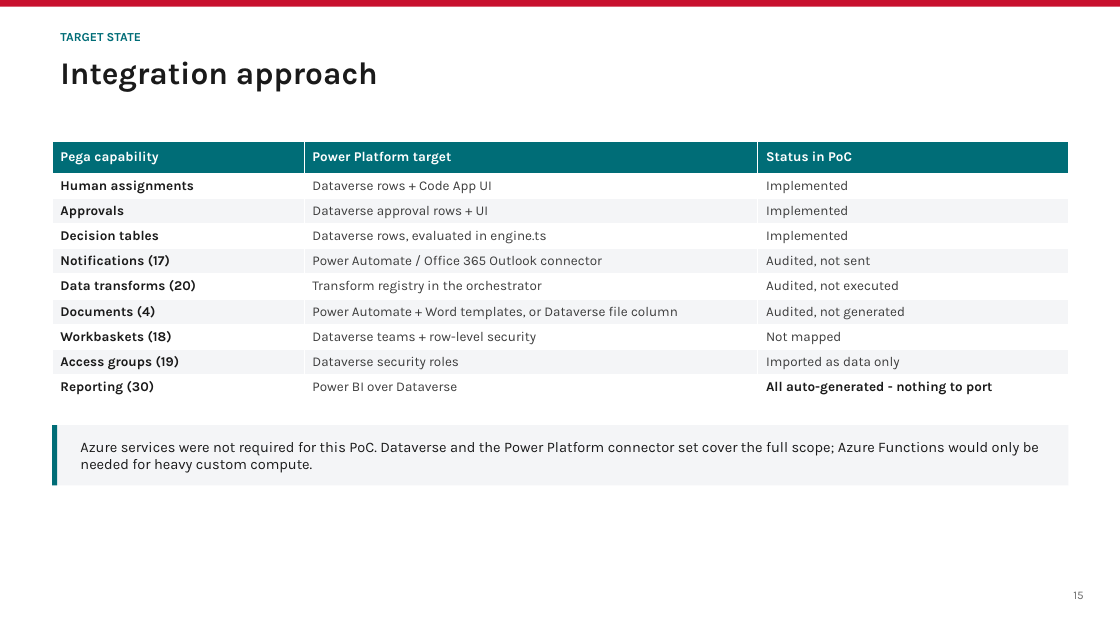
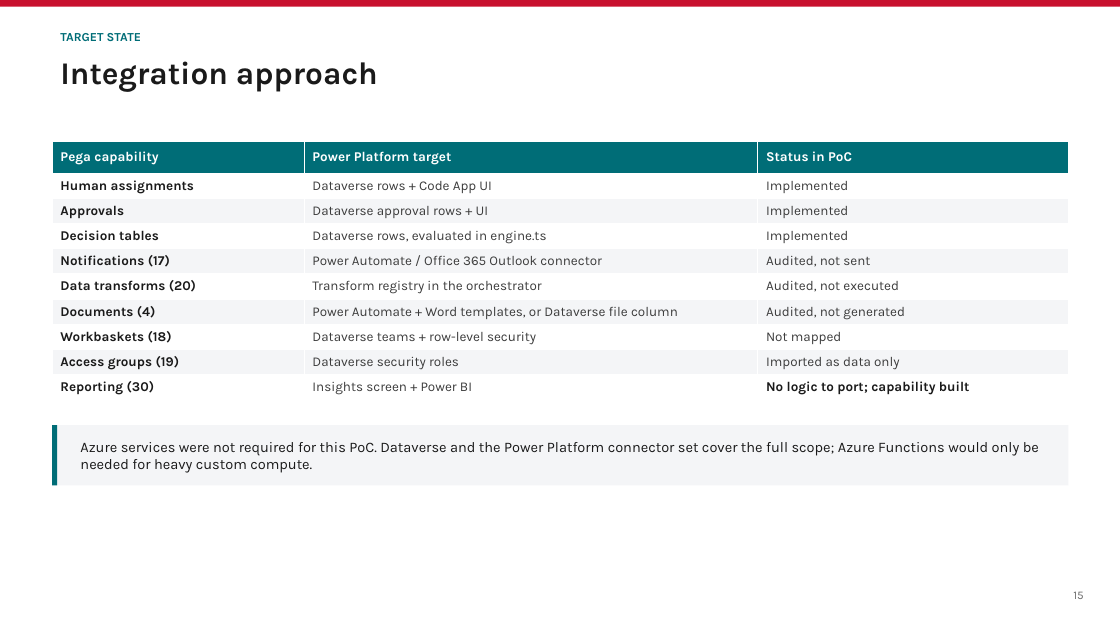
Before and after one commit to parclarke/LDD, a slide deck: slide 15 of lending-due-diligence-app/docs/Pega-to-PowerPlatform-Migration-PoC.pptx. Drawn at 1120x630 pixels with LibreOffice and Linux fonts; fonts in the diff are those of the drawing. Boxes give left, top, right and bottom in pixels: in the first picture for what was removed or moved away, otherwise in the second. Text is boxed around its words. In the diff, an @@ line names an element or a change of style, - is before the commit and + after.

```diff
--- a/lending-due-diligence-app/docs/Pega-to-PowerPlatform-Migration-PoC.pptx
+++ b/lending-due-diligence-app/docs/Pega-to-PowerPlatform-Migration-PoC.pptx
@@ table at [52, 141, 1069, 400] @@
-row 10, column 2: Power BI over Dataverse
+row 10, column 2: Insights screen + Power BI
-row 10, column 3: All auto-generated - nothing to port
+row 10, column 3: No logic to port; capability built
```
Also in this commit, not shown: 3 other slides changed, 1 other file.
